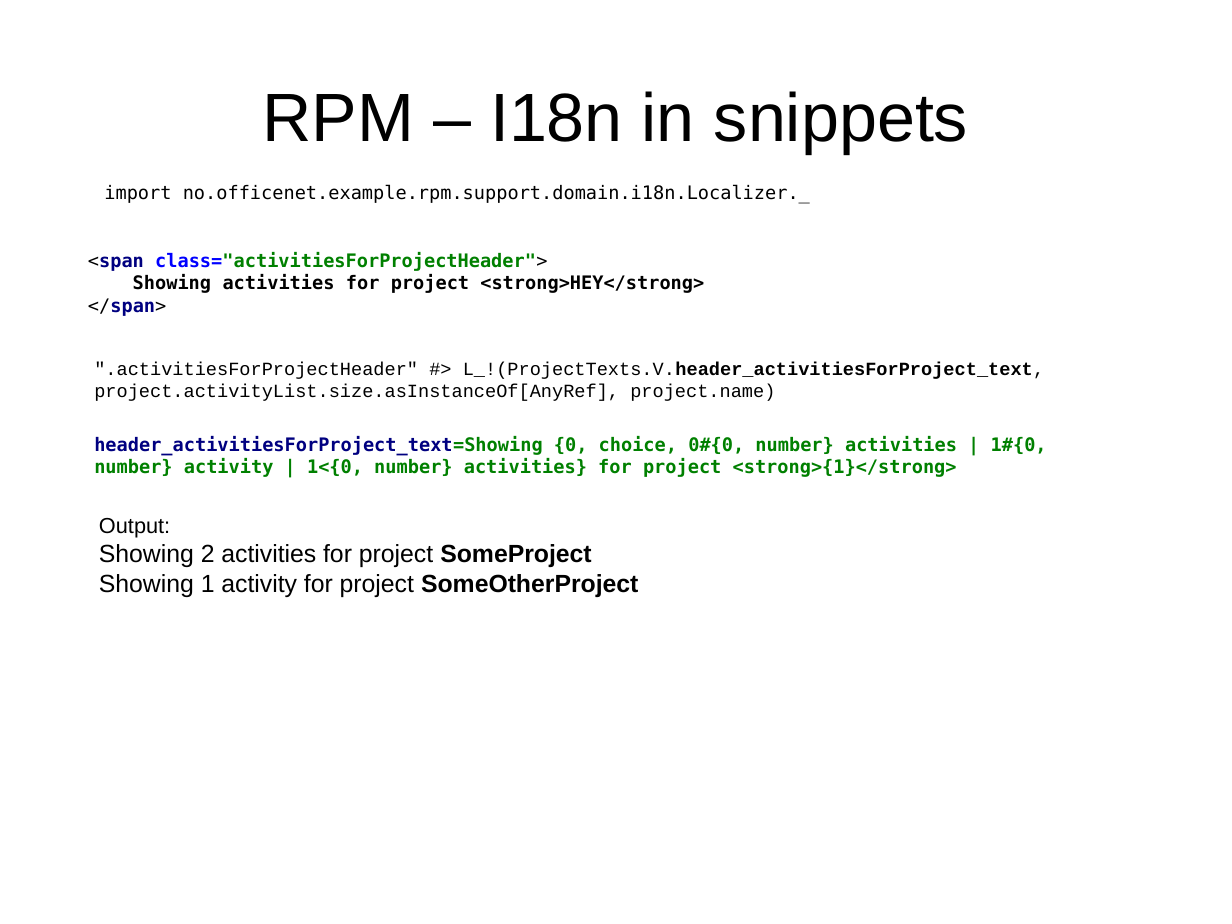
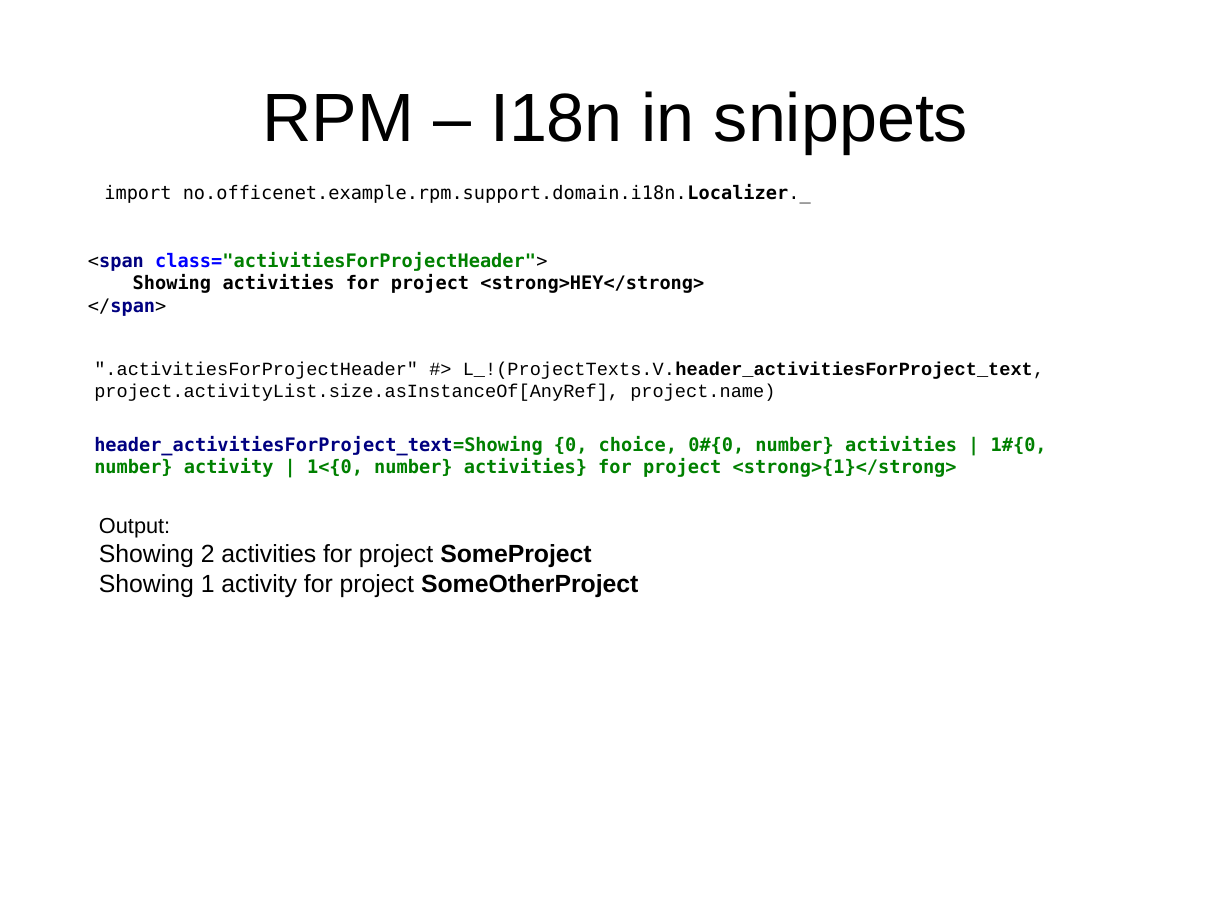
Before and after one commit to andreak/slol-2011, a slide deck: slide 31 of Scala-LiftOff-2011-lift-from-jee-perspective.odp. Drawn at 1232x924 pixels with LibreOffice and Linux fonts; fonts in the diff are those of the drawing. Boxes give left, top, right and bottom in pixels: in the first picture for what was removed or moved away, otherwise in the second. Text is boxed around its words. In the diff, an @@ line names an element or a change of style, - is before the commit and + after.

```diff
--- a/Scala-LiftOff-2011-lift-from-jee-perspective.odp
+++ b/Scala-LiftOff-2011-lift-from-jee-perspective.odp
@@ text "import no.officenet.example.rpm.support.domain.i18n.Localize ..." at (104,184,811,204): bold on in "no.officenet.example.rpm.support.domain.i18n.Localizer._" @@
```
Also in this commit, not shown: 4 other slides changed.
